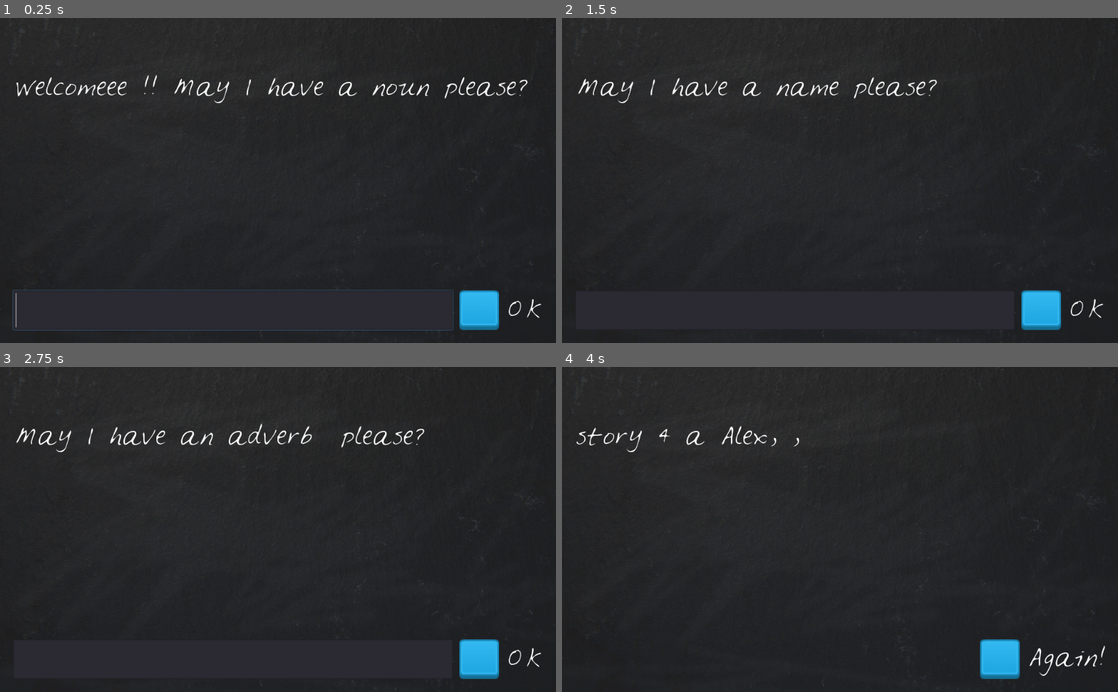
Above: before the commit, frames 1-4 (two rows, left to right).
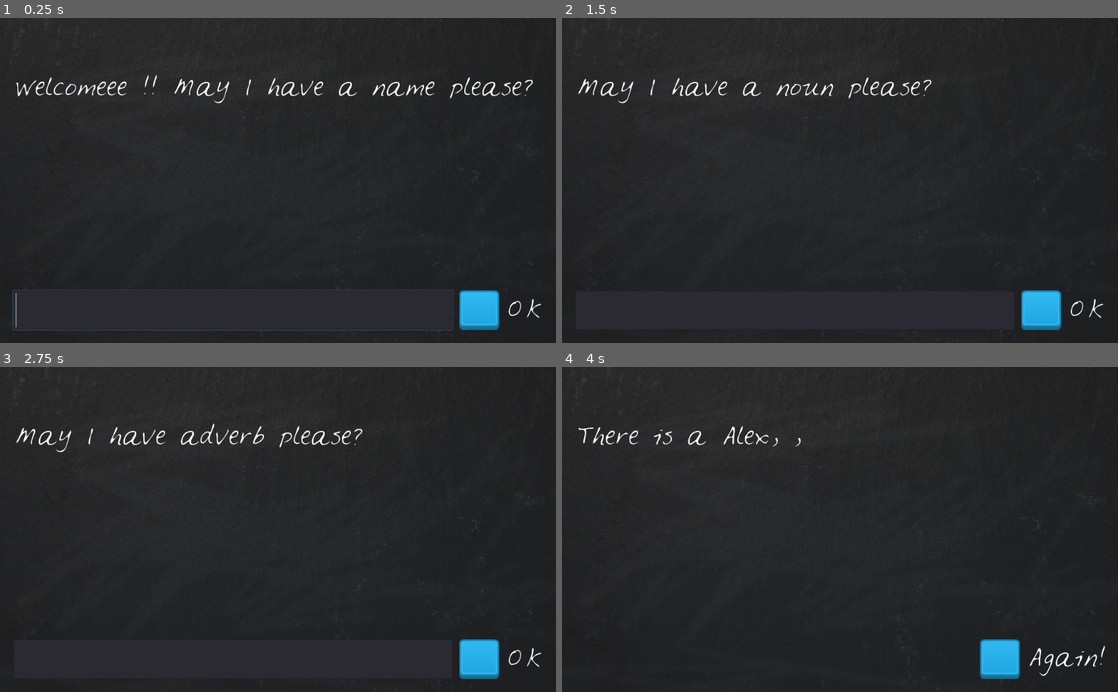
Above: after the commit, the same moments.

Repository: hobik/loony_lips_godot
Game: Godot game, scene res://LoonyLips.tscn
The game is run twice, just before and just after one commit, with the same random seed, the same clock (stepped at 60 frames per second) and the same inputs.
Inputs (mouse positions are in pixels of both pictures, inside the frame that each line leads up to):
- Up to frame 1 (0.25 s): no input
- Up to frame 2 (1.5 s): click (795, 310) at 0.52 s; type "Alex" at 0.6 s; click (1040, 310) at 1.25 s
- Up to frame 3 (2.75 s): click (478, 659) at 2 s
- Up to frame 4 (4 s): click (1040, 659) at 2.75 s; tap Enter at 3.5 s

The runs differ from the first frame. In frame 1, 0.6% of the frame differs, in the area x 69-96%, y 18-25%; in frame 2, 0.6%; in frame 3, 0.8%, in the area x 36-77%, y 17-25%; in frame 4, 0.6%.

Commit message:
Read from the Json file

Diff:
--- a/LoonyLips.gd
+++ b/LoonyLips.gd
@@ -11,7 +11,7 @@
 #		"story":"There is a %s, %s, %s %s"
 #		}
 #		]
-var current_story
+var current_story = {}
 
 onready var PlayerText = $VBoxContainer/HBoxContainer/PlayerText
 onready var DisplayText = $VBoxContainer/DisplayText
@@ -23,14 +23,22 @@
 		check_player_words_length()
 		PlayerText.grab_focus()
 func set_current_story():
+	var stories = get_from_json("StoryBook.json")
 	randomize()
-	var stories = $StoryBook.get_child_count()
-	var selected_story = randi() % stories
-	print(selected_story)
-	current_story = $StoryBook.get_child(selected_story)
+	current_story = stories[randi() % stories.size()]
+#	var stories = $StoryBook.get_child_count()
+#	var selected_story = randi() % stories
+#	print(selected_story)
+#	current_story = $StoryBook.get_child(selected_story)
 	#current_story.story = $StoryBook.get_child(selected_story).story
 #	current_story = template[randi() % template.size() ]
-
+func get_from_json(filename):
+	var file = File.new()
+	file.open((filename), File.READ)
+	var text = file.get_as_text() #read as a text
+	var data = parse_json(text)
+	file.close()
+	return data
 func _on_PlayerText_text_entered(new_text: String) -> void:
 	add_to_player_words()
 #	update_DisplayText(new_text)
--- /dev/null
+++ b/StoryBook.json
@@ -0,0 +1,10 @@
+[
+		{
+		    "prompts" : ["a name", "a noun", "adverb", "adjective"],
+	       "story":"Once upon a time..%s, %s, %s %s"
+		},
+	  {
+	     "prompts" : ["a name", "a noun", "adverb", "adjective"],
+	     "story":"There is a %s, %s, %s %s"
+	}
+]
Not shown, changed: .DS_Store
